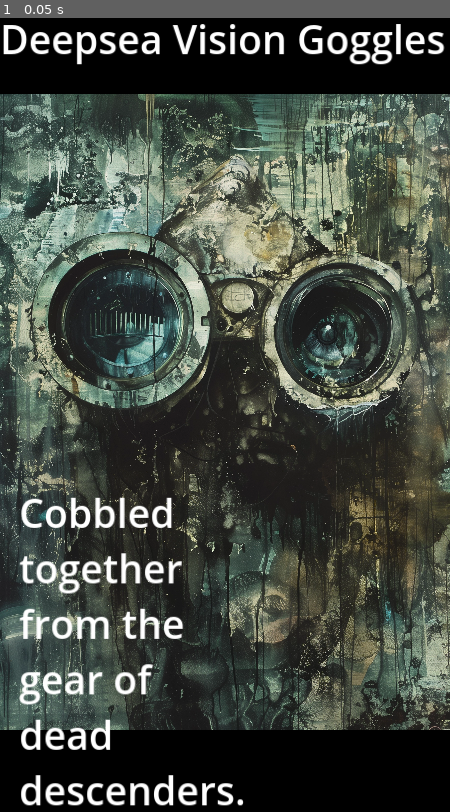
Above: before the commit, frame 1.
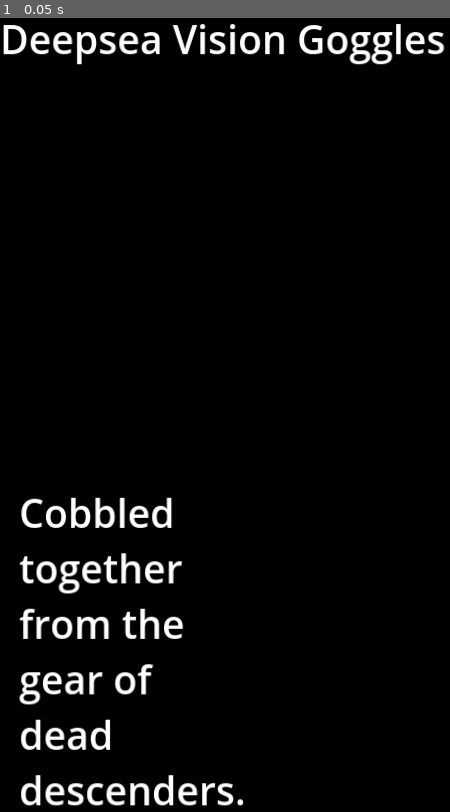
Above: after the commit, the same moment.

Repository: Quintavius/map-of-noo
Game: Godot game, scene res://scenes/main.tscn
Same seed, same stepped clock (60 frames per second), same inputs: the game is played once before the commit and once after it.
Inputs:
- Up to frame 1 (0.05 s): no input

The runs differ from the first frame. In frame 1, 78% of the frame differs, in the area x 0-100%, y 9-90%.

Commit message:
http fuckery

Diff:
--- a/Godot/scenes/main.tscn
+++ b/Godot/scenes/main.tscn
@@ -8,7 +8,7 @@
 [ext_resource type="Script" path="res://scripts/resources/CardRenderer.gd" id="6_luaf0"]
 [ext_resource type="Theme" uid="uid://cvsrecu06my7j" path="res://theme.tres" id="6_se7d4"]
 [ext_resource type="Resource" uid="uid://baj0ffvauo016" path="res://cards/items/TestCard.tres" id="7_40afh"]
-[ext_resource type="Texture2D" uid="uid://dne3cdb2htpli" path="res://assets/card_art/items/deepsea_vision_goggles.webp" id="8_ym3ou"]
+[ext_resource type="Texture2D" uid="uid://g3w8f6ks52h3" path="res://assets/card_art/items/default_item.webp" id="8_3qhvi"]
 
 [sub_resource type="Gradient" id="Gradient_m103y"]
 
@@ -210,7 +210,7 @@
 anchor_bottom = 1.0
 grow_horizontal = 2
 grow_vertical = 2
-texture = ExtResource("8_ym3ou")
+texture = ExtResource("8_3qhvi")
 expand_mode = 1
 stretch_mode = 5
 
--- a/Godot/scripts/resources/CardRenderer.gd
+++ b/Godot/scripts/resources/CardRenderer.gd
@@ -18,7 +18,27 @@
 # Called when the node enters the scene tree for the first time.
 func _ready():
 	render_card(test_data)
-	pass # Replace with function body.
+
+	var http_request = HTTPRequest.new()
+	add_child(http_request)
+	http_request.request_completed.connect(self._http_request_completed)
+
+	var error = http_request.request("https://cdn.discordapp.com/attachments/1133230663596777576/1234091530596126720/scringlescrongle_a_mid-thirties_crusty_troll_in_a_mossy_cellar_d8b3983a-7312-434e-845d-79b896af8bb1.png")
+	if error != OK:
+		push_error("bad request")
+
+func _http_request_completed(result, response_code, headers, body):
+	if result != HTTPRequest.RESULT_SUCCESS:
+		push_error("can't download image")
+
+	var url_image = Image.new()
+	var error= url_image.load_png_from_buffer(body)
+	if error != OK:
+		push_error("can't load image")
+
+	var texture = ImageTexture.create_from_image(url_image)
+
+	$Image.texture = texture
 
 # Called every frame. 'delta' is the elapsed time since the previous frame.
 func _process(delta):
